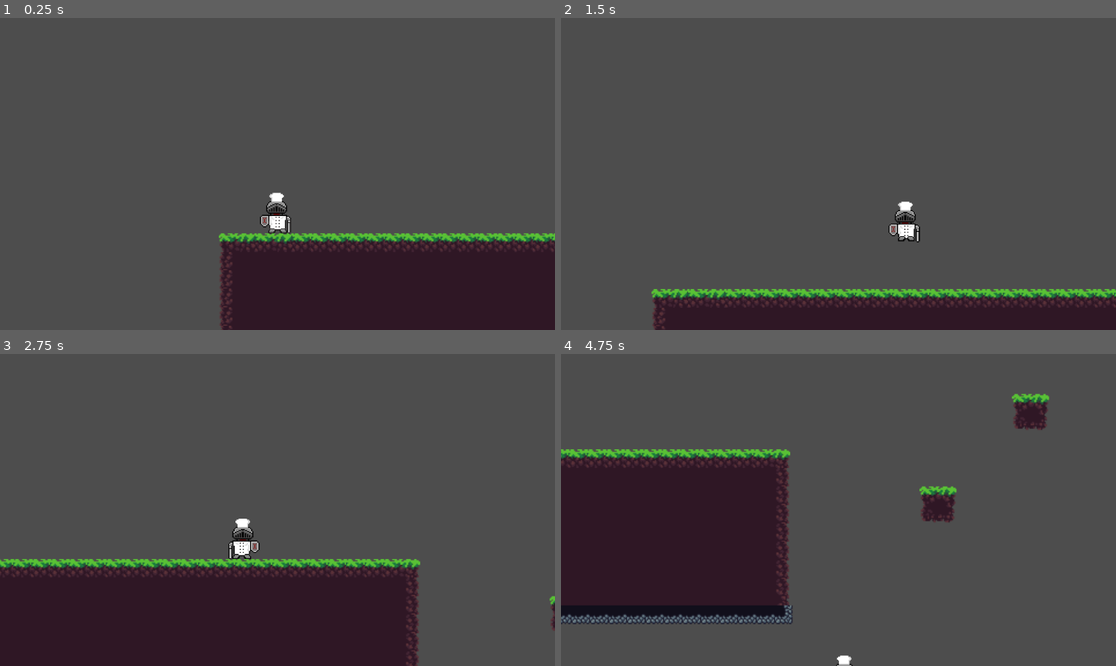
Above: before the commit, frames 1-4 (two rows, left to right).
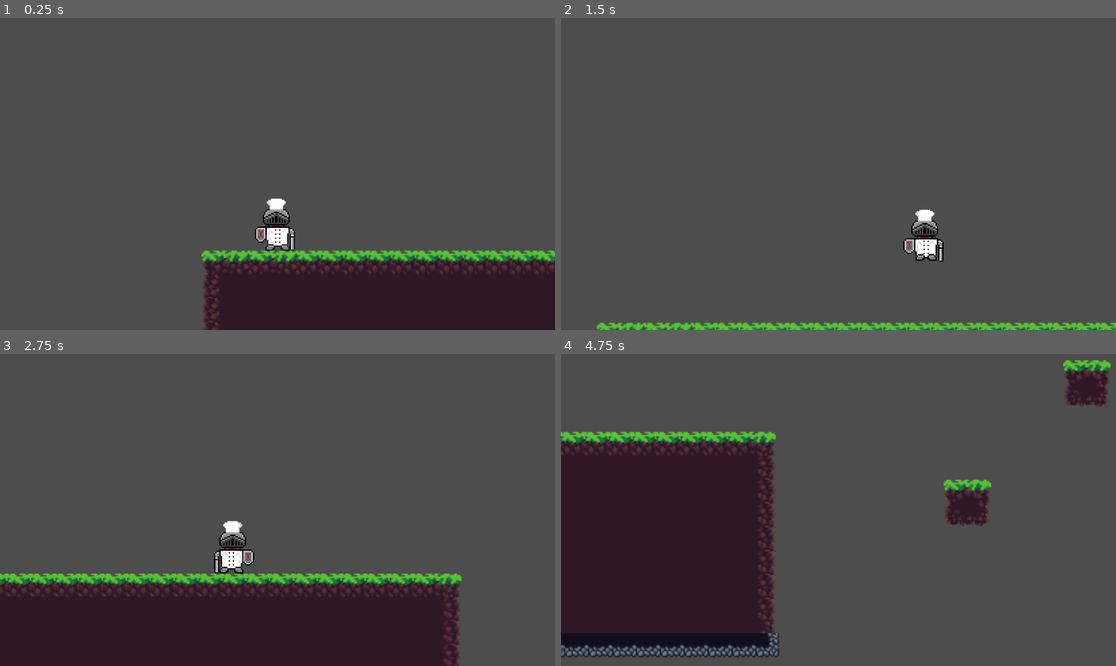
Above: after the commit, the same moments.

Repository: Matthewyee61/Matthews-game
Game: Godot game, scene res://Scenes/World.tscn
Same seed, same stepped clock (60 frames per second), same inputs: the game is played once before the commit and once after it.
Inputs:
- Up to frame 1 (0.25 s): no input
- Up to frame 2 (1.5 s): hold D (right) from 0.53 s (still down); tap W (jump) at 0.77 s
- Up to frame 3 (2.75 s): tap W (jump) at 1.52 s; release D (right) at 2.03 s; hold A (left) from 2.03 s (still down)
- Up to frame 4 (4.75 s): release A (left) at 2.78 s; hold D (right) 2.78-4.28 s; tap W (jump) at 3.02, 3.77, 4.52 s; hold A (left) from 4.28 s (still down)

The runs differ from the first frame. In frame 1, 7.1% of the frame differs, in the area x 36-100%, y 55-100%; in frame 2, 12%; in frame 3, 9.5%; in frame 4, 14%, in the area x 0-100%, y 2-100%.

Commit message:
version 2.2
Uploaded Current game, worked more on tile map

Diff:
--- a/Player.tscn
+++ b/Player.tscn
@@ -335,6 +335,6 @@
 [node name="Camera2D" type="Camera2D" parent="."]
 position = Vector2(0, -50)
 scale = Vector2(0.5, 0.5)
-zoom = Vector2(2.4, 2.4)
+zoom = Vector2(3.1, 3.1)
 position_smoothing_enabled = true
 position_smoothing_speed = 3.0
--- a/Scenes/World.tscn
+++ b/Scenes/World.tscn
@@ -1919,7 +1919,7 @@
 position = Vector2(16, -7)
 tile_set = SubResource("TileSet_8yct2")
 format = 2
-layer_0/tile_data = PackedInt32Array(851979, 0, 0, 851980, 6 …(13735 unchanged characters)…  0, 393456, 262144, 0, 393467, 262144, 0, 393471, 851968, 0, 459007, 1572864, 7, 459008, 1048576, 1, 393472, 1245184, 9, 327936, 589824, 0, 327937, 786432, 1, 327938, 1835008, 4, 262401, 393216, 0, 262402, 458752, 0, 327939, 1572864, 4, 327940, 458752, 10, 262403, 393216, 0, 262404, 262144, 3, 262405, 1638400, 7, 196869, 851968, 0, 196870, 2228224, 0, 196868, 786432, 0, 196867, 2031616, 10, 131331, 458752, 0, 131333, 1376256, 1, 131334, 655360, 6, 131335, 262144, 10, 65799, 1441792, 0, 65798, 1376256, 7, 65797, 1638400, 10, 65796, 983040, 4, 260, 2162688, 9, 261, 1048576, 6, -65275, 196608, 0, -65274, 2162688, 1, -65273, 1835008, 1, -130810, 393216, 0, -130809, 458752, 0, -65272, 458752, 6, -65271, 1245184, 10, -65270, 393216, 1, -130806, 393216, 0, 264, 1835008, 4, 263, 786432, 1, 262, 1638400, 10, 131332, 2162688, 10)
+layer_0/tile_data = PackedInt32Array(851979, 0, 0, 851980, 6 …(13735 unchanged characters)…  0, 393456, 262144, 0, 393467, 262144, 0)
 
 [node name="Layer1" type="TileMapLayer" parent="TileMap"]
 use_parent_material = true
Not shown, added: BUILDS/BUILDS3/index.apple-touch-icon.png.import
Not shown, added: BUILDS/BUILDS3/index.icon.png.import
Not shown, added: BUILDS/BUILDS3/index.png.import
Not shown, changed: export_presets.cfg
Not shown, added: BUILDS/BUILDS3/BUILDS3.zip
Not shown, added: BUILDS/BUILDS3/index.apple-touch-icon.png
Not shown, added: BUILDS/BUILDS3/index.audio.worklet.js
Not shown, added: BUILDS/BUILDS3/index.html
Not shown, added: BUILDS/BUILDS3/index.icon.png
Not shown, added: BUILDS/BUILDS3/index.js
Not shown, added: BUILDS/BUILDS3/index.pck
Not shown, added: BUILDS/BUILDS3/index.png
(and 1 more such lines)
